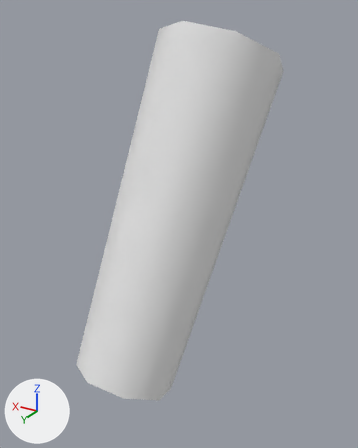
The FBX model unity/Assets/Art/Models/Kameleon_Limb2L.fbx: old version first, new version second.
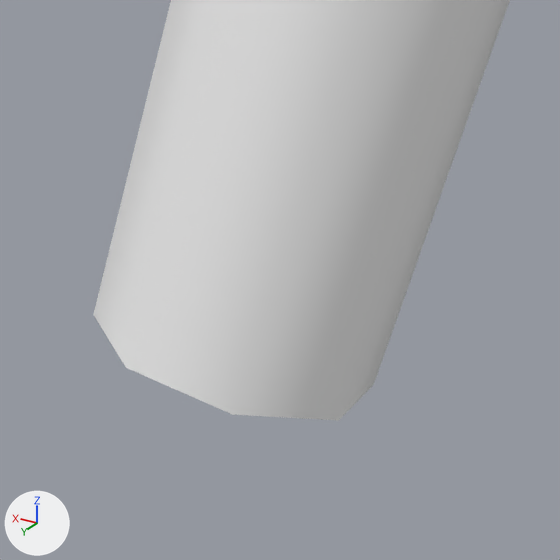
There are two pictures of each version: one whole from a camera (50 mm lens) standing at (-0.318, 0.645, 0.05) and looking at (0.013, 0.093, -0.227), one close up on the part from 12% to 65% of the width and 58% to 100% of the height. Every picture has the same lights, and +X, +Y and +Z are marked at lower left. The last two pictures show the newer version. Where no turn or scale is listed for an object, it has been applied to the vertices.

The first close-up shows 'Kameleon_Limb2L'.
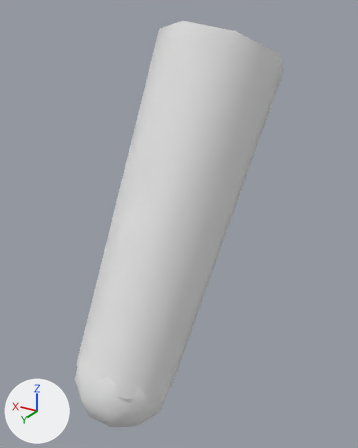
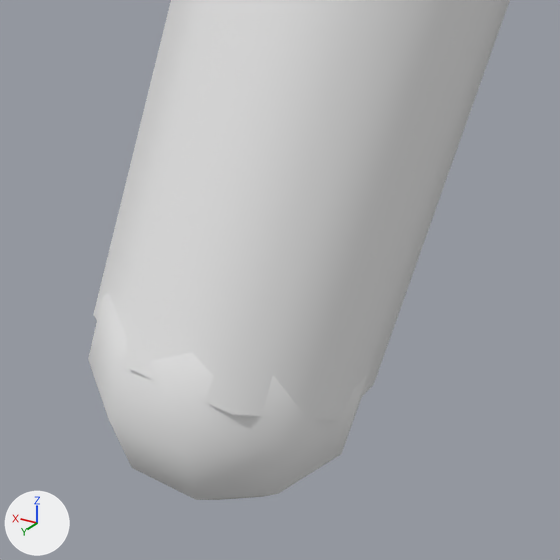
Pixel boxes [x1, y1, x2, y2] of what changed, in the close-ups (560 x 560 px):
'Kameleon_Limb2L', reshaped: before [93, 0, 510, 421]; after [88, 0, 510, 500]
part 1 of me_kameleon_limb2l, added: after [88, 293, 367, 500]

What the commit changed:
me_kameleon_limb2l is used by ob_kameleon_limb2l; location (0.0, 0.0, 0.0).
me_kameleon_limb2l had 16 vertices, 8 faces and spanned x -0.088..0.109, y -0.08..0.262, z -0.46..0.039.
me_kameleon_limb2l now has 68 vertices, 68 faces and spans x -0.088..0.11, y -0.08..0.267, z -0.5..0.039.
me_kameleon_limb2l part 1: a new loose piece, a UV sphere (10 segments, 6 rings, poles along z) spanning x -0.03..0.11, y 0.133..0.267, z -0.5..-0.36, in mat_vertexcolor (white #e7e7e7).
